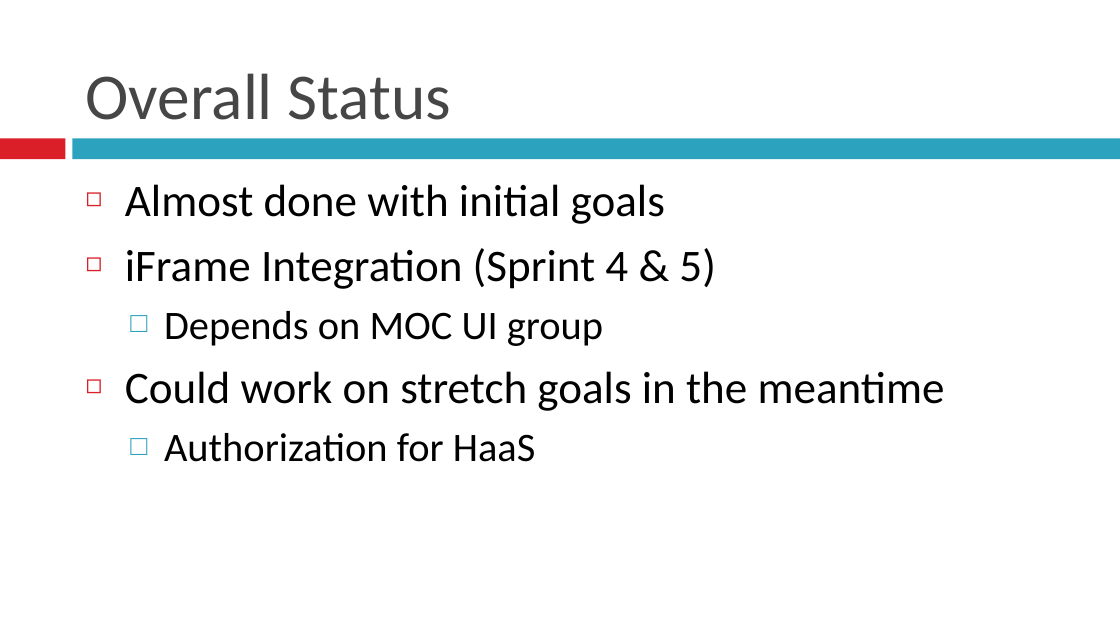
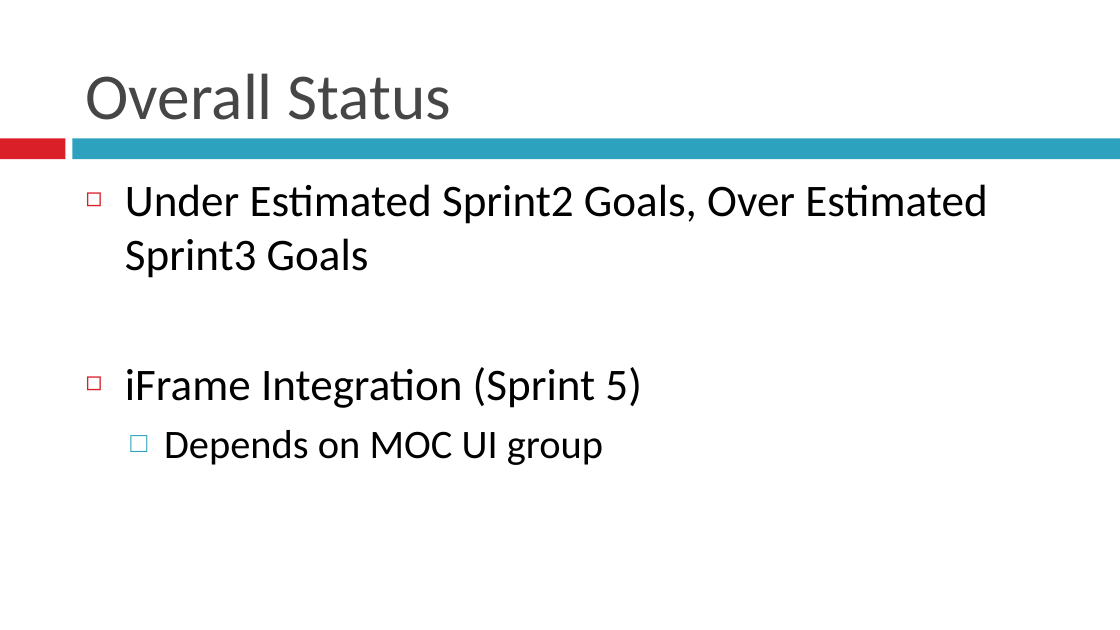
Before and after one commit to BU-EC500-SP15/moc-gui-plugins, a slide deck: slide 9 of MOCUIPlugin-Demo3.pptx. Drawn at 1120x630 pixels with LibreOffice and Linux fonts; fonts in the diff are those of the drawing. Boxes give left, top, right and bottom in pixels: in the first picture for what was removed or moved away, otherwise in the second. Text is boxed around its words. In the diff, an @@ line names an element or a change of style, - is before the commit and + after.

```diff
--- a/MOCUIPlugin-Demo3.pptx
+++ b/MOCUIPlugin-Demo3.pptx
@@ text at box(125, 184, 987, 408): text changed @@
-◻ Almost done with initial goals
-◻ iFrame Integration (Sprint 4 & 5)
+◻ Under Estimated Sprint2 Goals, Over Estimated Sprint3 Goals
+◻ iFrame Integration (Sprint 5)
@@ text at box(125, 371, 945, 462): paragraphs removed @@
-◻ Could work on stretch goals in the meantime
-  □ Authorization for HaaS
```
Also in this commit, not shown: 1 other slide changed.
